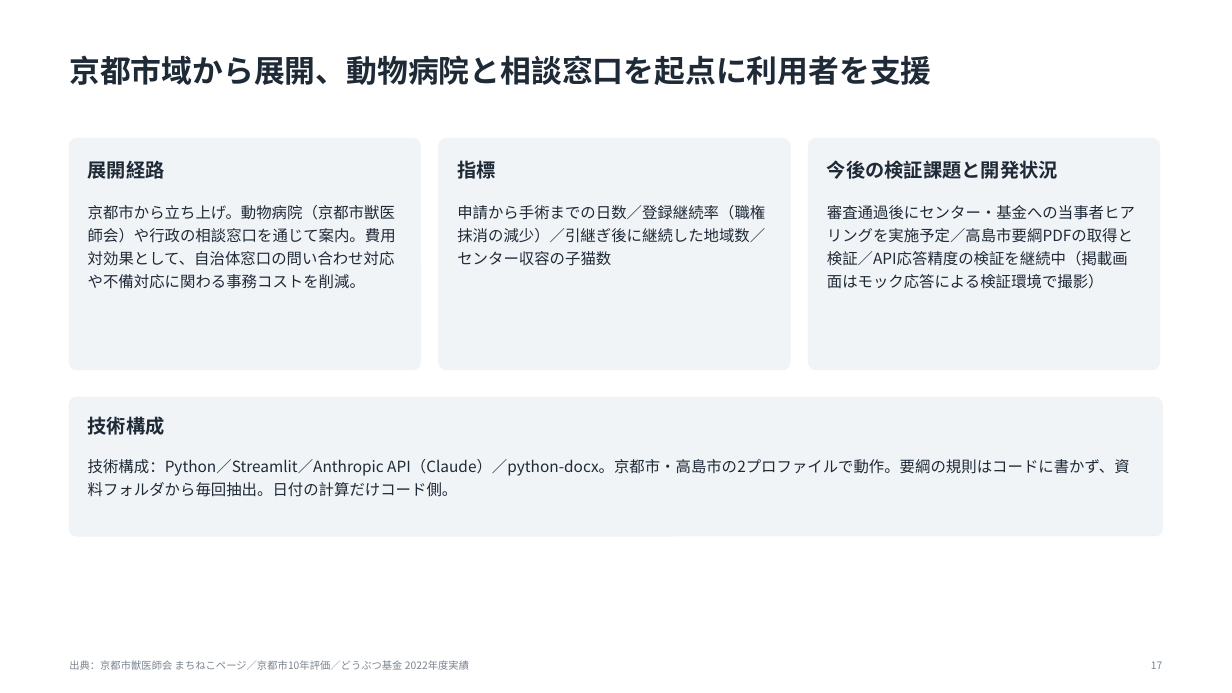
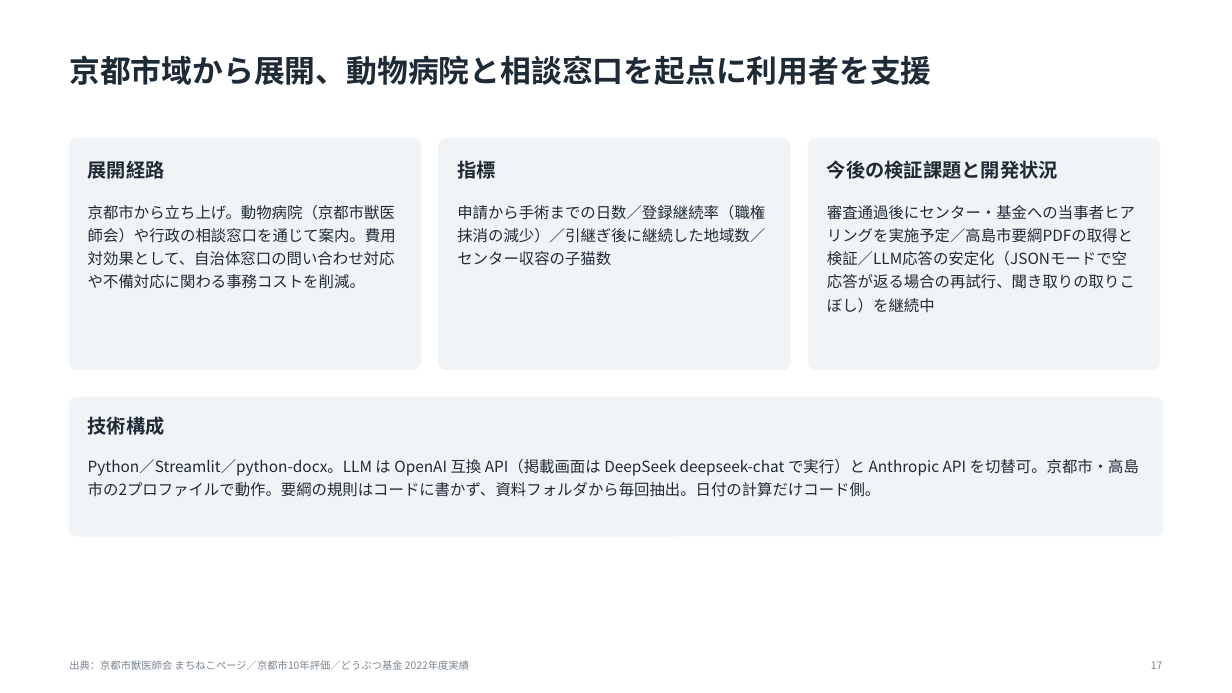
Before and after one commit to tsurutontan634/VORN, a slide deck: slide 17 of docs/deck3/nekonote_VORN2026.pptx. Drawn at 1232x693 pixels with LibreOffice and Linux fonts; fonts in the diff are those of the drawing. Boxes give left, top, right and bottom in pixels: in the first picture for what was removed or moved away, otherwise in the second. Text is boxed around its words. In the diff, an @@ line names an element or a change of style, - is before the commit and + after.

```diff
--- a/docs/deck3/nekonote_VORN2026.pptx
+++ b/docs/deck3/nekonote_VORN2026.pptx
@@ text at (827, 205, 1135, 312): text changed @@
-審査通過後にセンター・基金への当事者ヒアリングを実施予定／高島市要綱PDFの取得と検証／API応答精度の検証を継続中（掲載画面はモック応答による検証環境で撮影）
+審査通過後にセンター・基金への当事者ヒアリングを実施予定／高島市要綱PDFの取得と検証／LLM応答の安定化（JSONモードで空応答が返る場合の再試行、聞き取りの取りこぼし）を継続中
@@ text at (88, 459, 1139, 497): text changed @@
-技術構成：Python／Streamlit／Anthropic API（Claude）／python-docx。京都市・高島市の2プロファイルで動作。要綱の規則はコードに書かず、資料フォルダから毎回抽出。日付の計算だけコード側。
+Python／Streamlit／python-docx。LLM は OpenAI 互換 API（掲載画面は DeepSeek deepseek-chat で実行）と Anthropic API を切替可。京都市・高島市の2プロファイルで動作。要綱の規則はコードに書かず、資料フォルダから毎回抽出。日付の計算だけコード側。
```
Also in this commit, not shown: 5 other slides changed, 38 other files.
